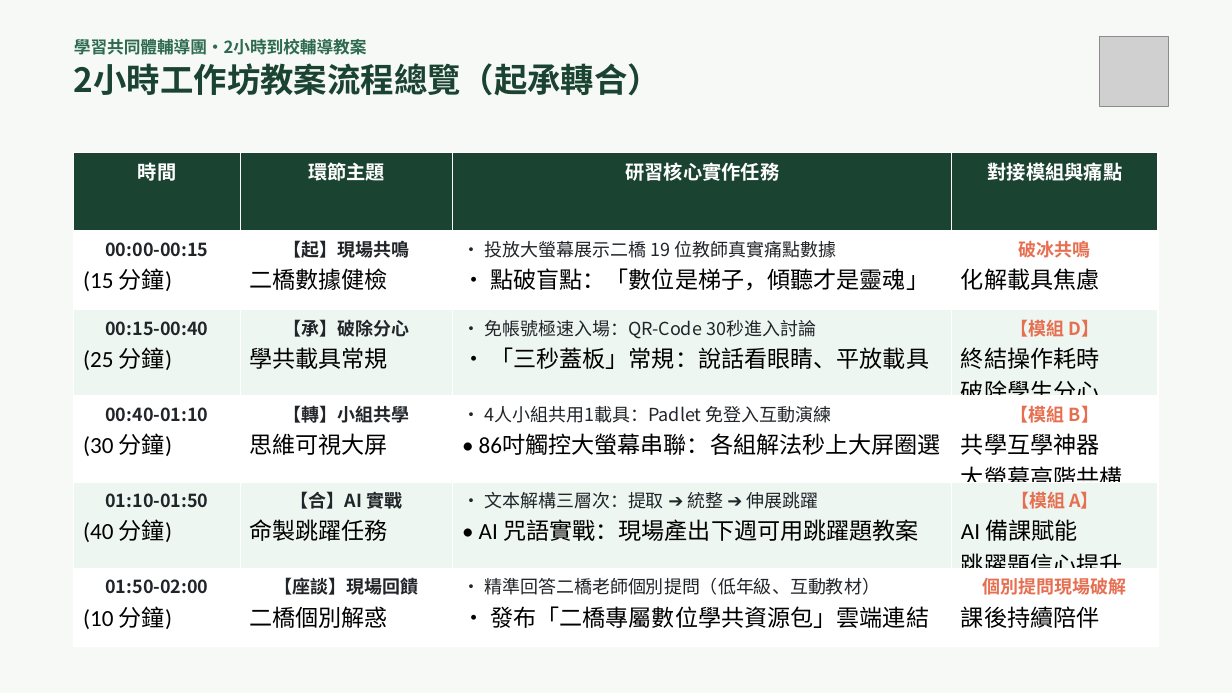
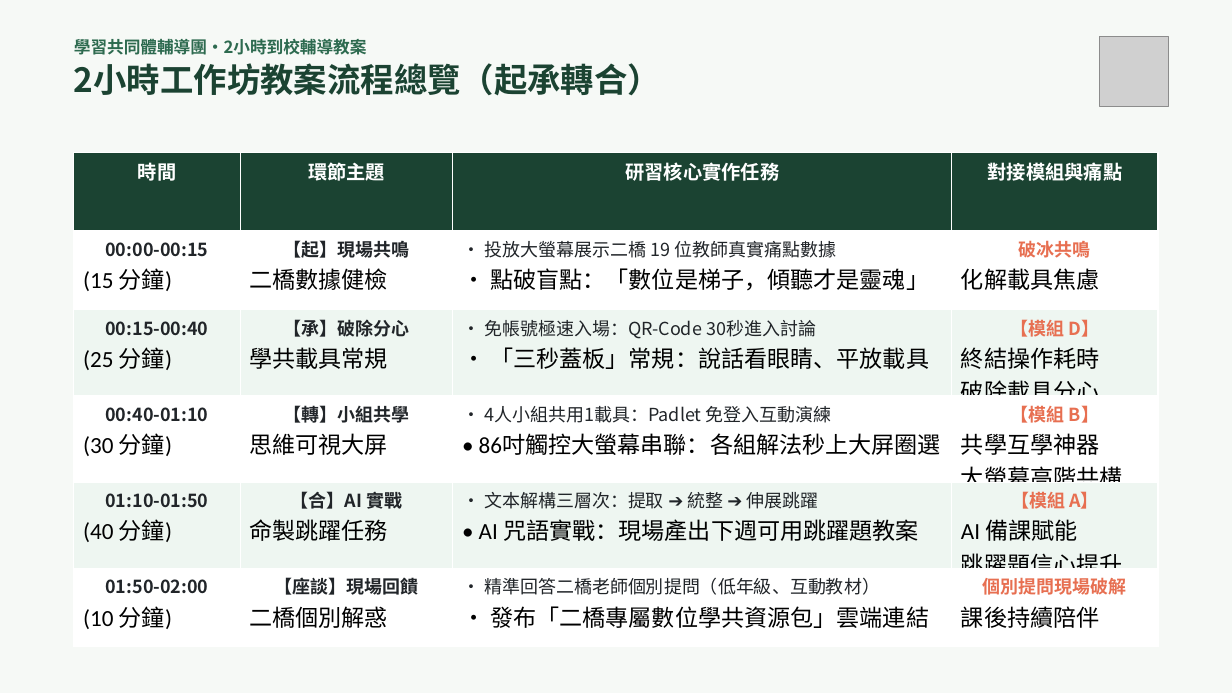
Before and after one commit to amiaoyeh-arch/115-digital-tools-survey, a slide deck: slide 5 of 新北市二橋國小_數位工具教與學_2小時到校輔導教案簡報.pptx. Drawn at 1232x693 pixels with LibreOffice and Linux fonts; fonts in the diff are those of the drawing; grey boxes stand for pictures. Boxes give left, top, right and bottom in pixels: in the first picture for what was removed or moved away, otherwise in the second. Text is boxed around its words. In the diff, an @@ line names an element or a change of style, - is before the commit and + after.

```diff
--- a/新北市二橋國小_數位工具教與學_2小時到校輔導教案簡報.pptx
+++ b/新北市二橋國小_數位工具教與學_2小時到校輔導教案簡報.pptx
@@ table at <box>74,152,1158,633</box> @@
-row 3, column 4: 【模組 D】 / 終結操作耗時 / 破除學生分心
+row 3, column 4: 【模組 D】 / 終結操作耗時 / 破除載具分心
```
Also in this commit, not shown: 4 other slides changed, 6 other files.
